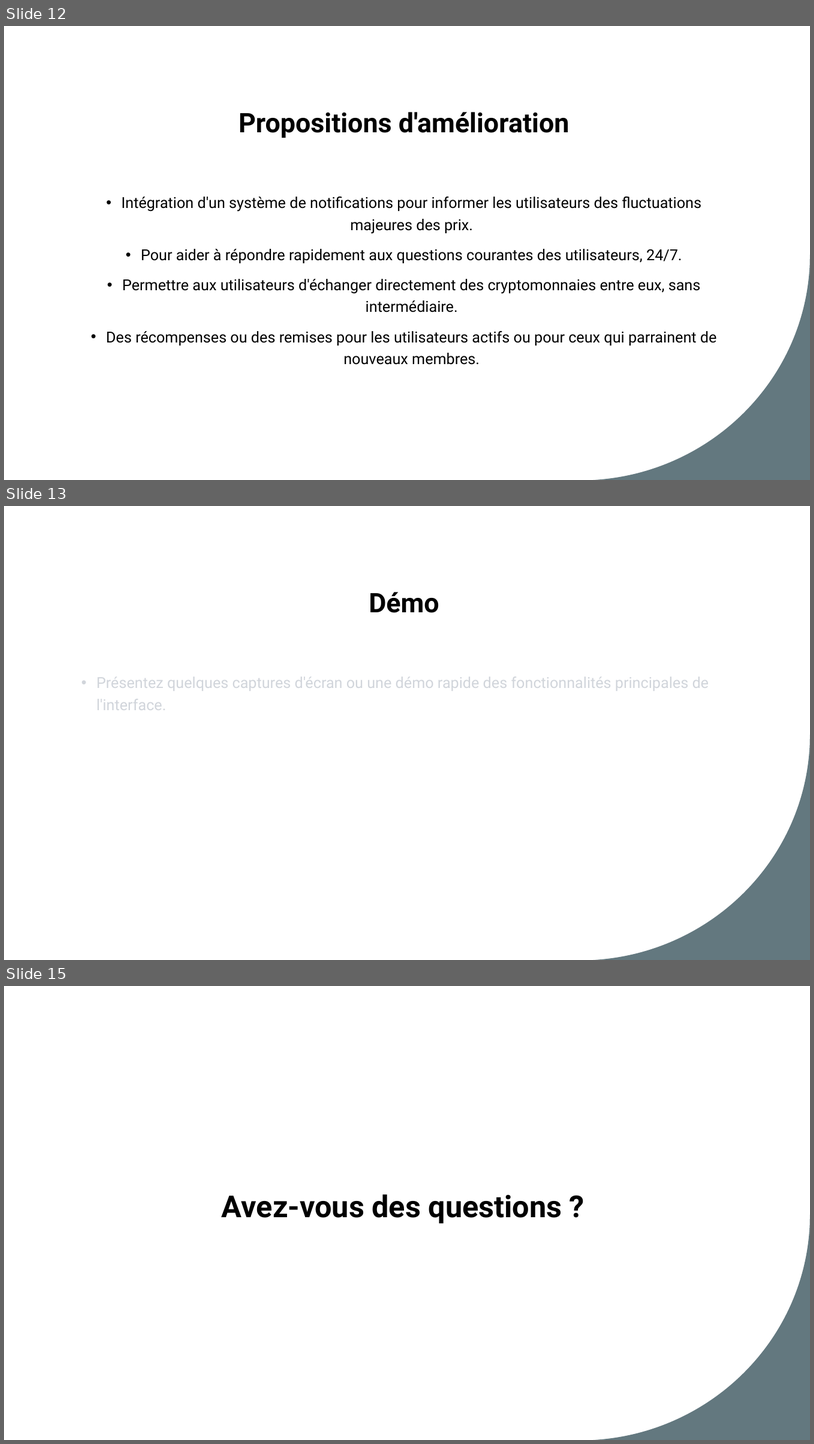
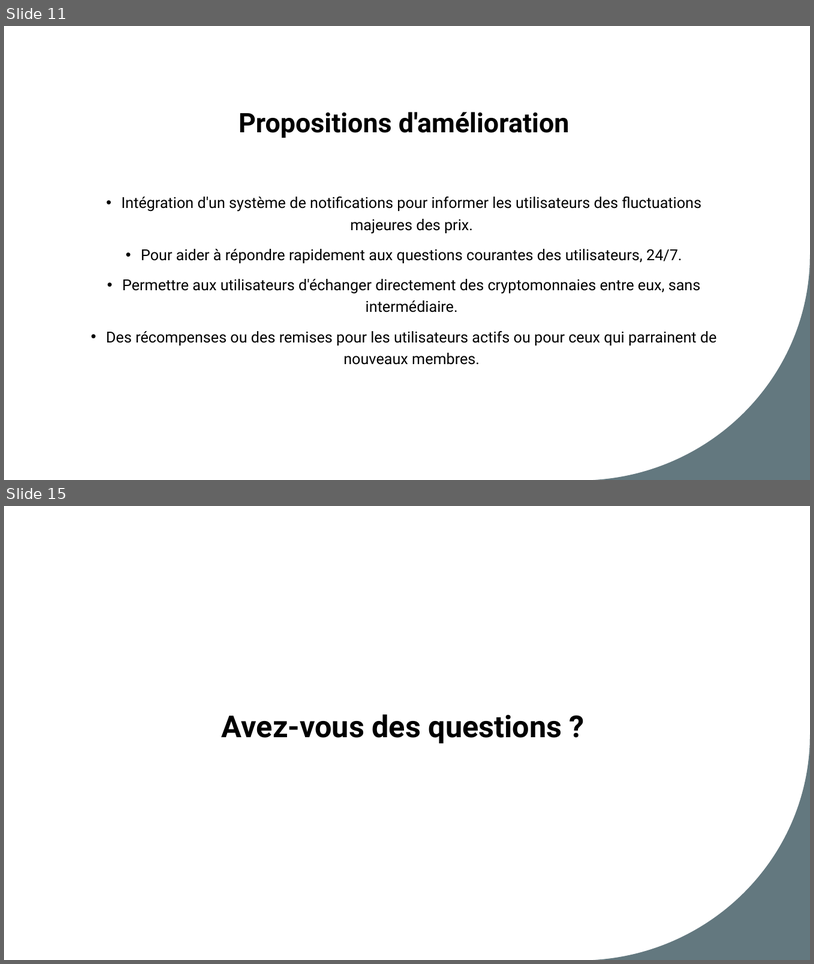
Before and after one commit to FlorentGATTI/projet-finale_bitchest, a slide deck: Bitchest_slides.pptx. Shown one above the other, each under a label of ours: slides 12, 13 and 15 before the commit, slides 11 and 15 after it; the slides between them are not shown. The pictures are 814x1444 and 814x964 pixels, drawn with LibreOffice and Linux fonts; fonts in the diff are those of the drawing. Boxes give left, top, right and bottom in pixels: in the first picture for what was removed or moved away, otherwise in the second. Text is boxed around its words. In the diff, an @@ line names an element or a change of style, - is before the commit and + after.

```diff
--- a/Bitchest_slides.pptx
+++ b/Bitchest_slides.pptx
@@ slide 13 removed at bbox=[4, 506, 810, 960], background #FFFFFF; not listed: 1 template element that a slide beside it also shows @@
@@ title removed at bbox=[369, 592, 439, 613] @@
-Démo
@@ text removed at bbox=[96, 676, 710, 710] @@
-• Présentez quelques captures d'écran ou une démo rapide des fonctionnalités principales de l'interface.
@@ what was slide 12 is now slide 11 @@
```
Also in this commit, not shown: 6 slides changed, 2 slides added, 1 other slide removed, 9 other files.
